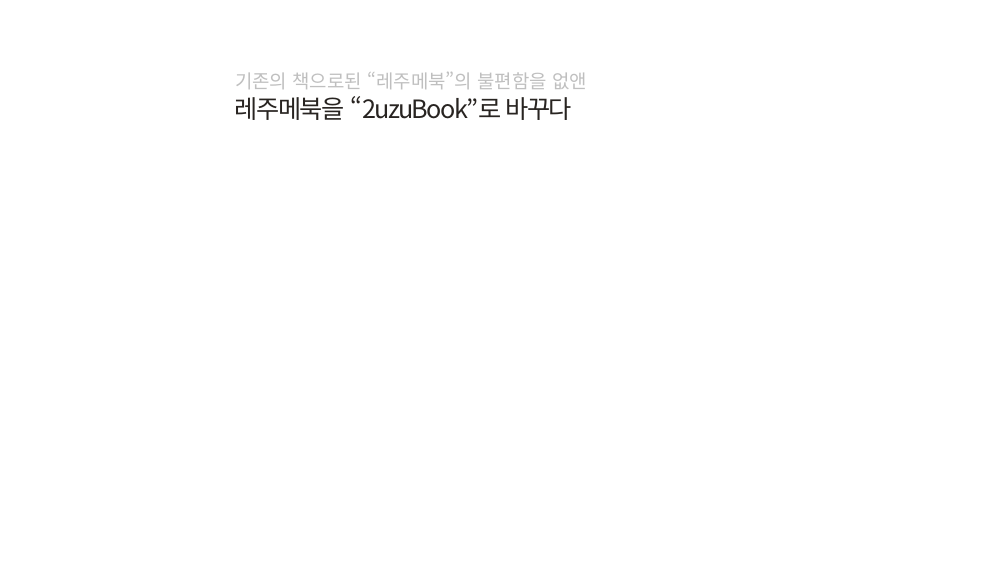
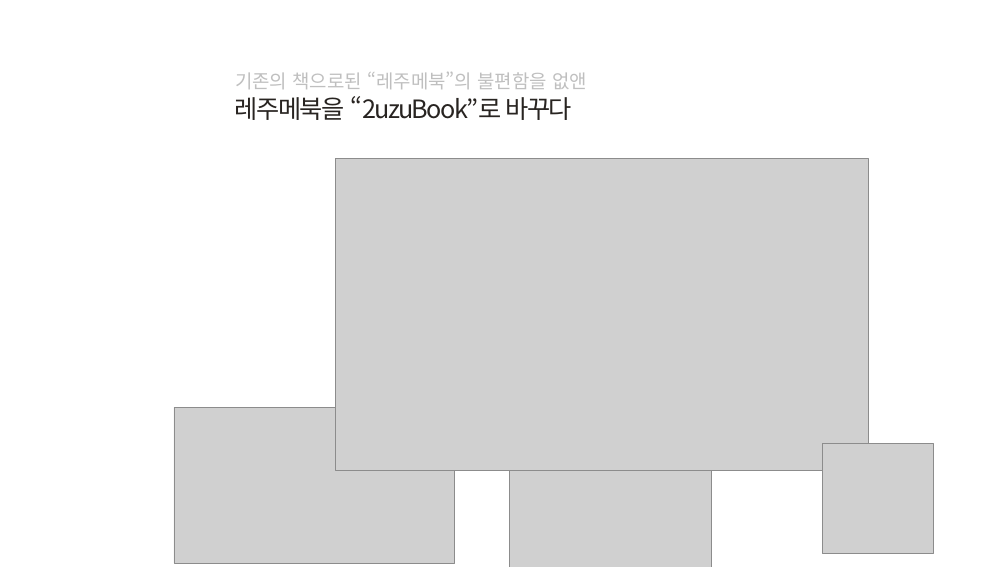
Before and after one commit to byh020907/2uzubook, a slide deck: slide 5 of Presentation/2uzuBook _1011.pptx. Drawn at 1008x567 pixels with LibreOffice and Linux fonts; fonts in the diff are those of the drawing; grey boxes stand for pictures; background and template pictures are left out. Boxes give left, top, right and bottom in pixels: in the first picture for what was removed or moved away, otherwise in the second. Text is boxed around its words. In the diff, an @@ line names an element or a change of style, - is before the commit and + after.

Commit message:
Update ppt

```diff
--- a/Presentation/2uzuBook _1011.pptx
+++ b/Presentation/2uzuBook _1011.pptx
@@ picture added at (336,159,868,471) @@
@@ picture added at (174,408,454,563) @@
@@ picture added at (510,400,712,567) @@
@@ picture added at (823,443,933,554) @@
@@ rectangle: place and size @@
-rectangle at (768,546,1008,567)
+rectangle at (768,537,1007,563)
```
Also in this commit, not shown: 6 other slides changed, 3 slides removed.
